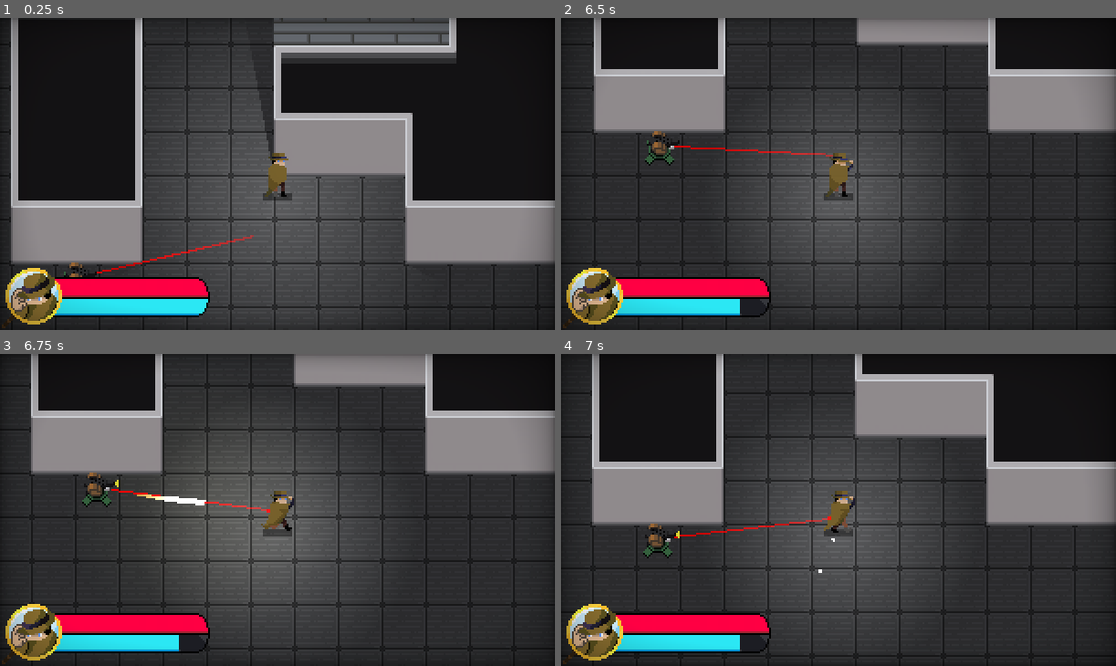
Above: before the commit, frames 1-4 (two rows, left to right).
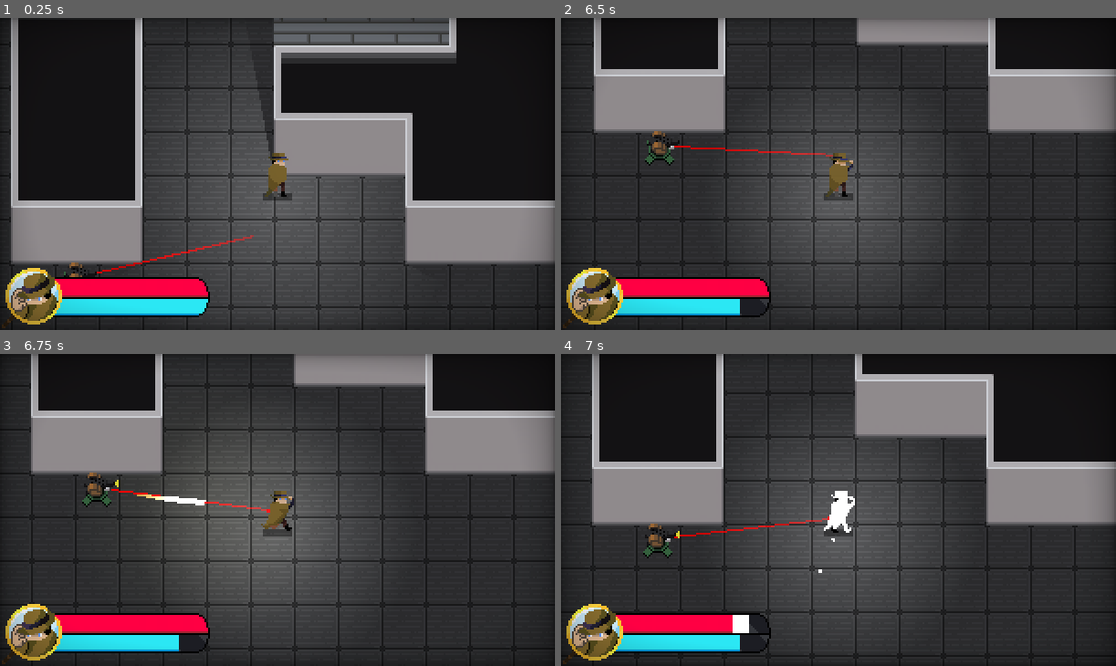
Above: after the commit, the same moments.

Repository: Cabidge/SGD1
Game: Godot game, scene res://assets/Main.tscn
Same seed, same stepped clock (60 frames per second), same inputs: the game is played once before the commit and once after it. The engine's default icon, where the game draws it, is replaced by a stand-in: a white triangle on a blue panel in a dark square.
Inputs (mouse positions are in pixels of both pictures, inside the frame that each line leads up to):
- Up to frame 1 (0.25 s): no input
- Up to frame 2 (6.5 s): move the mouse to (960, 158) at 0.52 s; press the mouse at (960, 158) at 0.53 s; hold D (move_right) 0.53-1.28 s; move the mouse to (727, 189) at 1.27 s; release the mouse at (727, 189) at 1.28 s; hold S (move_down) 1.28-2.03 s; right-click (727, 189) at 1.35 s; move the mouse to (894, 105) at 2.02 s; press the mouse at (894, 105) at 2.03 s; hold D (move_right) 2.03-2.78 s; move the mouse to (810, 236) at 2.77 s; release the mouse at (810, 236) at 2.78 s; hold W (move_up) 2.78-3.53 s; right-click (810, 236) at 2.85 s; move the mouse to (1005, 220) at 3.52 s; press the mouse at (1005, 220) at 3.53 s; hold A (move_left) 3.53-5.03 s; move the mouse to (672, 127) at 4.27 s; release the mouse at (672, 127) at 4.28 s; right-click (672, 127) at 4.35 s; move the mouse to (866, 174) at 5.02 s; press the mouse at (866, 174) at 5.03 s; hold S (move_down) 5.03-5.78 s; move the mouse to (755, 96) at 5.77 s; release the mouse at (755, 96) at 5.78 s; hold D (move_right) from 5.78 s (still down); right-click (755, 96) at 5.85 s
- Up to frame 3 (6.75 s): move the mouse to (399, 494) at 6.52 s; release D (move_right) at 6.53 s; press the mouse at (399, 494) at 6.53 s; hold W (move_up) from 6.53 s (still down)
- Up to frame 4 (7 s): keep holding W (move_up)

Frames 1-3 are identical in both runs. In frame 4, 0.7% of the frame differs, in the area x 30-53%, y 43-90%.

Commit message:
Added bullet damage

Diff:
--- /dev/null
+++ b/HitInfo.gd
@@ -0,0 +1,9 @@
+class_name HitInfo
+extends Object
+
+var damage : int
+var dealer
+
+func _init(damage : int = 1, dealer = null):
+	self.damage = damage
+	self.dealer = dealer
--- /dev/null
+++ b/Hurtbox.gd
@@ -0,0 +1,29 @@
+class_name Hurtbox
+extends StaticBody2D
+
+signal hit(info)
+signal recovered()
+
+var timer : Timer
+var disabled = false
+
+func _ready():
+	add_to_group("Hurtbox")
+
+	timer = Timer.new()
+	add_child(timer)
+	timer.wait_time = 0.1
+	timer.one_shot = true
+	timer.connect("timeout",self,"_on_Timer_timeout")
+
+func hit(info : HitInfo):
+	if disabled: return
+
+	emit_signal("hit",info)
+
+	disabled = true
+	timer.start()
+
+func _on_Timer_timeout():
+	emit_signal("recovered")
+	disabled = false
--- a/Player.gd
+++ b/Player.gd
@@ -4,7 +4,7 @@
 signal updated_mana(new)
 signal updated_stealth(new)
 
-const MAX_HEALTH = 3
+const MAX_HEALTH = 8
 const MAX_MANA = 10
 
 var health := MAX_HEALTH setget set_health
--- a/assets/player/Player.gd
+++ b/assets/player/Player.gd
@@ -1,4 +1,6 @@
 extends KinematicBody2D
+
+signal damaged(health)
 
 const MAX_SPEED = Global.TILE * 5 # tiles per second
 const SLOW_SPEED = MAX_SPEED * 0.1
@@ -61,3 +63,18 @@
 	set_flipped(get_global_mouse_position().x < position.x)
 	set_animation("parry")
 	pivot.swipe()
+
+func damage(amount : int = 1):
+	if amount <= 0:
+		return
+
+	emit_signal("damaged",Player.health)
+	Player.health -= amount
+
+
+func _on_Body_hit(info):
+	damage(info.damage)
+	sprite.modulate = Color.white * 20
+
+func _on_Body_recovered():
+	sprite.modulate = Color.white
--- a/assets/player/Player.tscn
+++ b/assets/player/Player.tscn
@@ -9,6 +9,7 @@
 [ext_resource path="res://assets/player/sprites/stealth.png" type="Texture" id=7]
 [ext_resource path="res://assets/player/PlayerSM.gd" type="Script" id=8]
 [ext_resource path="res://assets/player/sprites/default.png" type="Texture" id=9]
+[ext_resource path="res://Hurtbox.gd" type="Script" id=10]
 [ext_resource path="res://assets/Shadow.tscn" type="PackedScene" id=13]
 [ext_resource path="res://assets/Spotlight.png" type="Texture" id=14]
 [ext_resource path="res://assets/player/Sprite.gd" type="Script" id=15]
@@ -415,6 +416,7 @@
 position = Vector2( 0, -11 )
 collision_layer = 34
 collision_mask = 0
+script = ExtResource( 10 )
 
 [node name="CollisionShape2D" type="CollisionShape2D" parent="Body"]
 position = Vector2( 0, -2 )
@@ -424,3 +426,5 @@
 [connection signal="timeout" from="StateMachine/IdleTime" to="StateMachine" method="_on_IdleTime_timeout"]
 [connection signal="animation_finished" from="Sprite" to="Sprite" method="_on_Sprite_animation_finished"]
 [connection signal="tween_all_completed" from="Pivot/Trail/Tween" to="Pivot/Trail" method="_on_Tween_tween_all_completed"]
+[connection signal="hit" from="Body" to="." method="_on_Body_hit"]
+[connection signal="recovered" from="Body" to="." method="_on_Body_recovered"]
--- a/assets/projectiles/bullet/Bullet.gd
+++ b/assets/projectiles/bullet/Bullet.gd
@@ -1,6 +1,8 @@
 extends "res://assets/projectiles/Projectile.gd"
 
 var spark_scene = load("res://assets/projectiles/bullet/BulletSpark.tscn")
+
+var hit_info = HitInfo.new()
 
 onready var light = $Light2D
 
@@ -20,3 +22,6 @@
 	spark.emitting = true
 
 	spark.look_at(collision.normal + spark.position)
+
+	if collision.collider.is_in_group("Hurtbox"):
+		collision.collider.hit(hit_info)
--- a/assets/ui/vitals/Vitals.gd
+++ b/assets/ui/vitals/Vitals.gd
@@ -21,7 +21,7 @@
 	mana_bars[0].value = max(mana_bars[1].value,mana_bars[0].value - delta * 2)
 	mana_bars[1].value = min(mana_count,mana_bars[1].value + delta * 3)
 
-	health_bars[0].value = max(health_bars[1].value,health_bars[0].value - delta * 2)
+	health_bars[0].value = max(health_bars[1].value,health_bars[0].value - delta * 5)
 
 func update_stealth(stealth):
 	if stealth:
--- a/project.godot
+++ b/project.godot
@@ -9,12 +9,24 @@
 config_version=4
 
 _global_script_classes=[ {
+"base": "Object",
+"class": "HitInfo",
+"language": "GDScript",
+"path": "res://HitInfo.gd"
+}, {
+"base": "StaticBody2D",
+"class": "Hurtbox",
+"language": "GDScript",
+"path": "res://Hurtbox.gd"
+}, {
 "base": "Node",
 "class": "StateMachine",
 "language": "GDScript",
 "path": "res://StateMachine.gd"
 } ]
 _global_script_class_icons={
+"HitInfo": "",
+"Hurtbox": "",
 "StateMachine": ""
 }
 
Not shown: 1 places in assets/player/Player.tscn that only renumber resources
